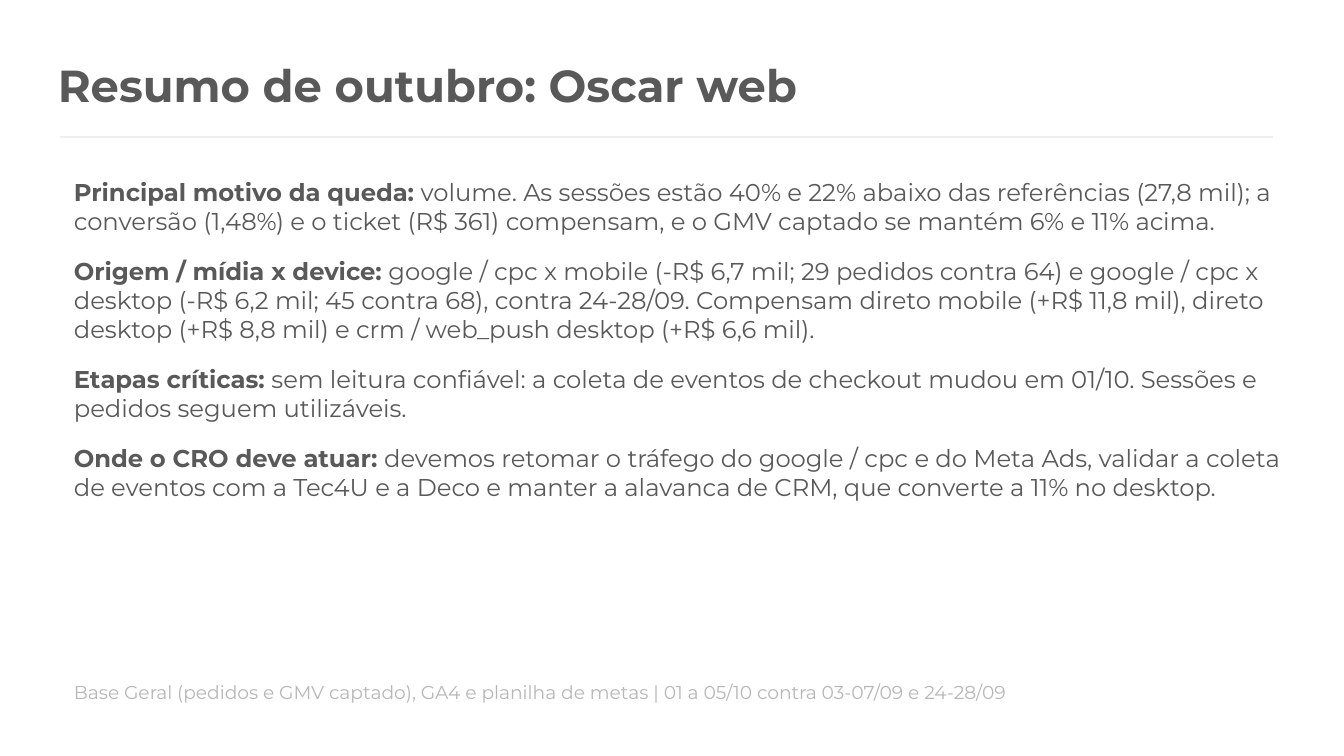
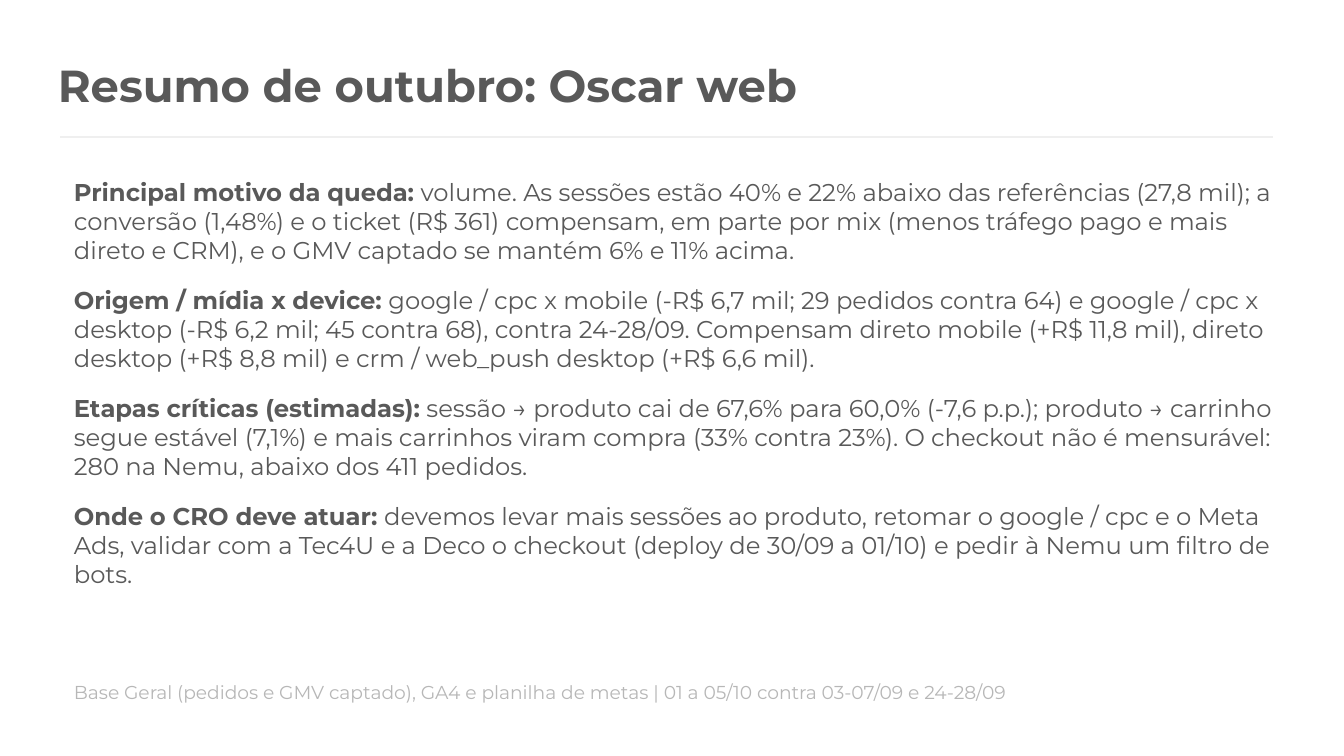
Before and after one commit to marianapereira-ctrl/repo, a slide deck: slide 17 of analise/Growth_Set_Out_2026_por_bandeira.pptx (slide 16 before the commit). Drawn at 1344x756 pixels with LibreOffice and Linux fonts; fonts in the diff are those of the drawing. Boxes give left, top, right and bottom in pixels: in the first picture for what was removed or moved away, otherwise in the second. Text is boxed around its words. In the diff, an @@ line names an element or a change of style, - is before the commit and + after.

```diff
--- a/analise/Growth_Set_Out_2026_por_bandeira.pptx
+++ b/analise/Growth_Set_Out_2026_por_bandeira.pptx
@@ text at (x1=74, y1=182, x2=1270, y2=264): text changed @@
-Principal motivo da queda: volume. As sessões estão 40% e 22% abaixo das referências (27,8 mil); a conversão (1,48%) e o ticket (R$ 361) compensam, e o GMV captado se mantém 6% e 11% acima.
+Principal motivo da queda: volume. As sessões estão 40% e 22% abaixo das referências (27,8 mil); a conversão (1,48%) e o ticket (R$ 361) compensam, em parte por mix (menos tráfego pago e mais direto e CRM), e o GMV captado se mantém 6% e 11% acima.
@@ text at (x1=74, y1=398, x2=1271, y2=583): text changed @@
-Etapas críticas: sem leitura confiável: a coleta de eventos de checkout mudou em 01/10. Sessões e pedidos seguem utilizáveis.
-Onde o CRO deve atuar: devemos retomar o tráfego do google / cpc e do Meta Ads, validar a coleta de eventos com a Tec4U e a Deco e manter a alavanca de CRM, que converte a 11% no desktop.
+Etapas críticas (estimadas): sessão → produto cai de 67,6% para 60,0% (-7,6 p.p.); produto → carrinho segue estável (7,1%) e mais carrinhos viram compra (33% contra 23%). O checkout não é mensurável: 280 na Nemu, abaixo dos 411 pedidos.
+Onde o CRO deve atuar: devemos levar mais sessões ao produto, retomar o google / cpc e o Meta Ads, validar com a Tec4U e a Deco o checkout (deploy de 30/09 a 01/10) e pedir à Nemu um filtro de bots.
```
Also in this commit, not shown: 1 other slide changed, 1 slide added.
